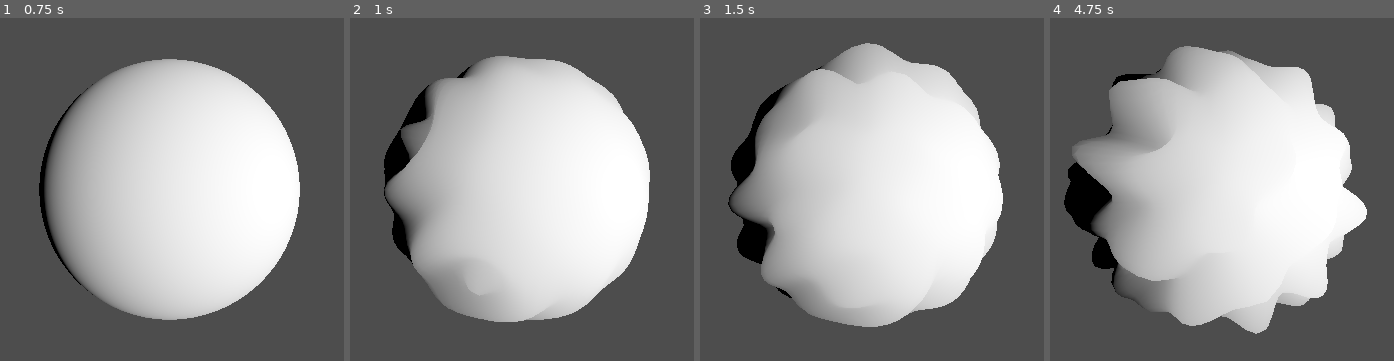
Above: before the commit, frames 1-4 (left to right).
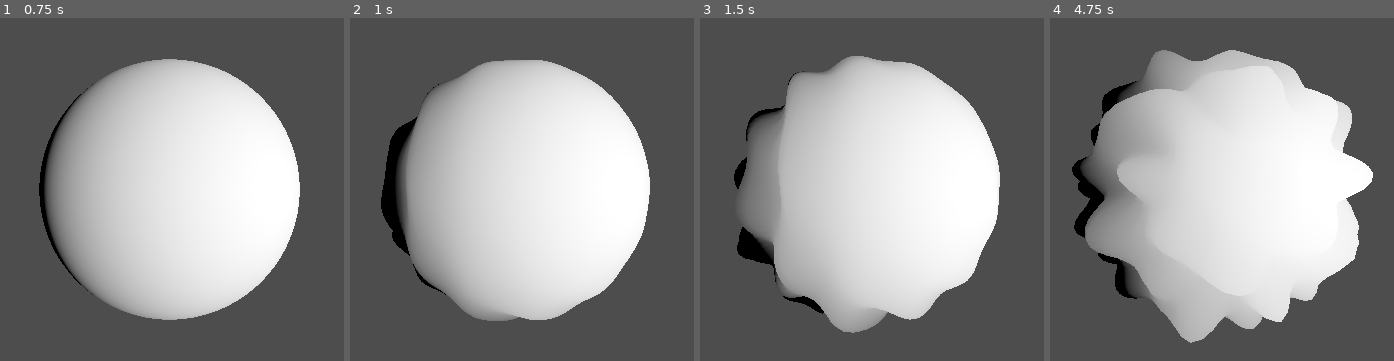
Above: after the commit, the same moments.

Repository: Routund/Earth_shakers
Game: Godot game, scene res://Scenes/test.tscn
The game is run twice, just before and just after one commit, with the same random seed, the same clock (stepped at 60 frames per second) and the same inputs.
Inputs:
- Up to frame 1 (0.75 s): tap Enter at 0.5 s; hold Right (right) from 0.53 s (still down)
- Up to frame 2 (1 s): keep holding Right (right); tap Space (jump) at 0.77 s
- Up to frame 3 (1.5 s): release Right (right) at 1.28 s; hold A (left) from 1.28 s (still down)
- Up to frame 4 (4.75 s): tap Space (jump) at 1.52, 3.02, 3.77, 4.52 s; release A (left) at 2.03 s; hold Right (right) 2.03-3.53 s; hold A (left) from 3.53 s (still down)

Frame 1 is identical in both runs. In frame 2, 4.1% of the frame differs, in the area x 9-88%, y 11-89%; in frame 3, 5.5%; in frame 4, 11%, in the area x 4-94%, y 8-95%.

Commit message:
Started on gravity

Diff:
--- a/Scenes/test.tscn
+++ b/Scenes/test.tscn
@@ -31,7 +31,7 @@
 [node name="Camera3D" type="Camera3D" parent="."]
 transform = Transform3D(1, 0, 0, 0, 1, 0, 0, 0, 1, 0, 0, 4.91706)
 
-[node name="MeshInstance3D2" type="MeshInstance3D" parent="."]
+[node name="Planet" type="MeshInstance3D" parent="."]
 material_override = SubResource("ShaderMaterial_cmlmp")
 mesh = SubResource("SphereMesh_hk8ae")
 skeleton = NodePath("")
--- /dev/null
+++ b/Scripts/Gravity.gd
@@ -0,0 +1,33 @@
+extends Node
+
+const e : float = 2.718281;
+const dampening : float = 2.0;
+const phase_shift : float = PI/4.0;
+const frequency : float = 15.0;
+const height : float = 0.1;
+const radius : float = 1.5;
+
+# Called when the node enters the scene tree for the first time.
+func _ready() -> void:
+	pass # Replace with function body.
+
+
+# Called every frame. 'delta' is the elapsed time since the previous frame.
+func _process(delta: float) -> void:
+	pass
+
+func check_ground(place : Vector3):
+	var impact_points : Array = $Planet.impact_points
+	var k : float = $Planet.k
+
+	var vec_normal : Vector3 = place.normalized()
+	var additive : float = 0
+
+	for impact_point in impact_points:
+		# Acos gets angle between vertice and impact, sin calculates a wave for the vertice to follow, and where it is given the angle
+		var angle = acos(vec_normal.dot(impact_point[0]))
+		var x = abs(angle -  k + impact_point[1])
+		additive -= 0.1 * pow(e,-dampening * x) * (cos(frequency * x + phase_shift) + sin(frequency*x + phase_shift))
+
+	var dist_from_center = radius + additive
+	var place_dist = place.length()
--- a/project.godot
+++ b/project.godot
@@ -14,6 +14,10 @@
 run/main_scene="res://Scenes/test.tscn"
 config/features=PackedStringArray("4.3", "Forward Plus")
 config/icon="res://Sprites/icon.svg"
+
+[autoload]
+
+Gravity="*res://Scripts/Gravity.gd"
 
 [input]
 
